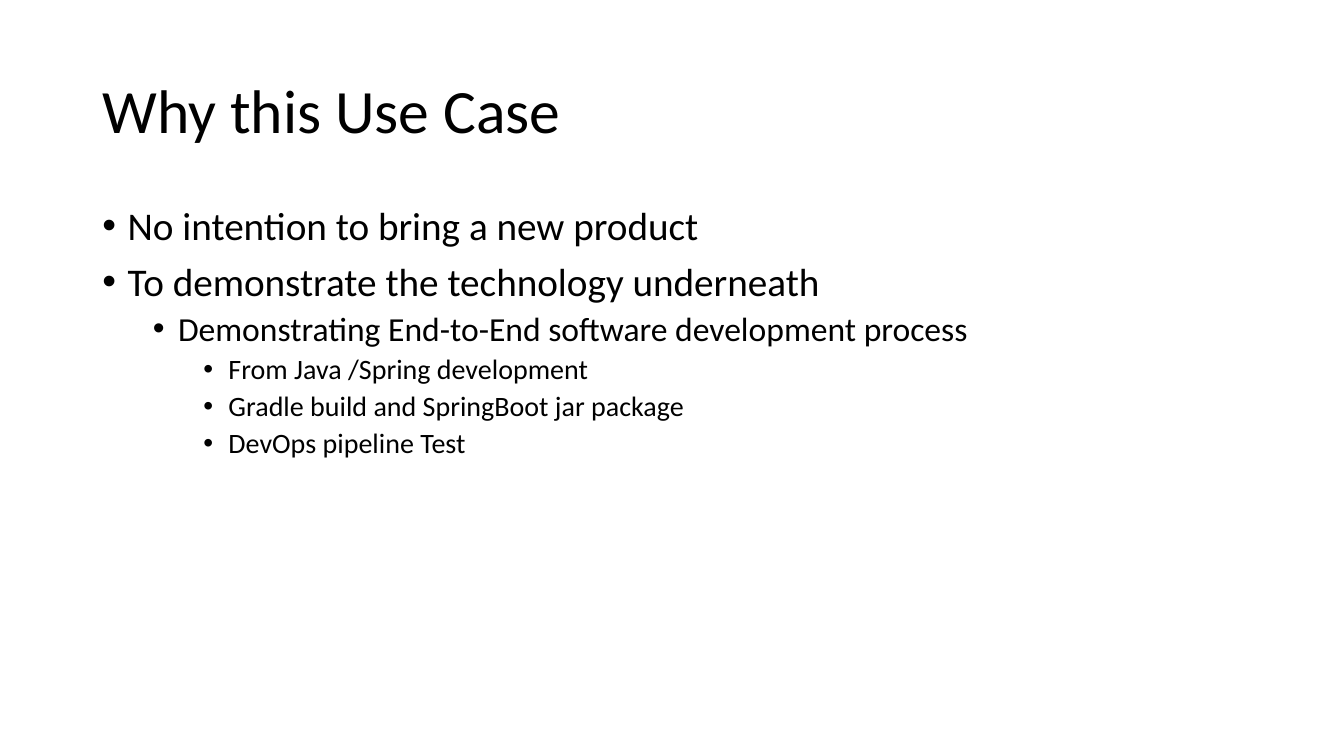
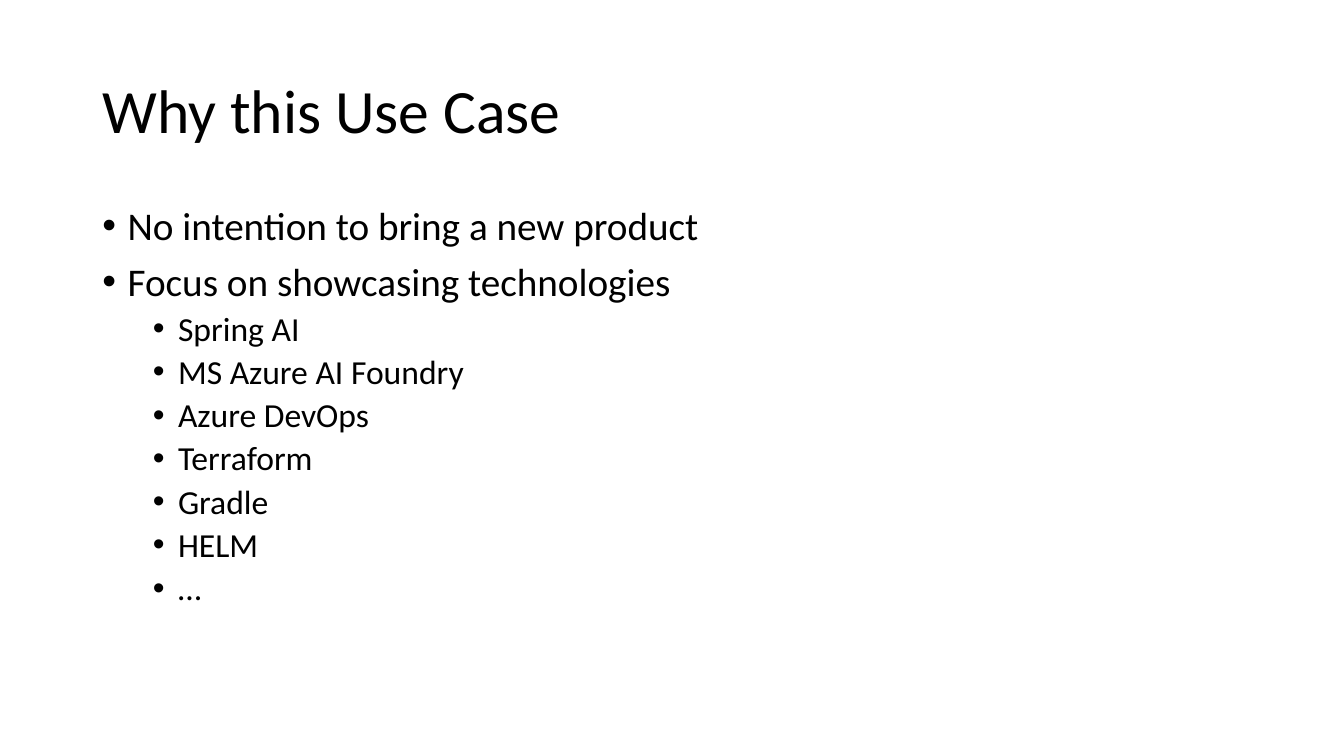
Before and after one commit to agilesolutions/agilesolutions.github.io, a slide deck: slide 6 of ppt/ai-trader.pptx. Drawn at 1344x756 pixels with LibreOffice and Linux fonts; fonts in the diff are those of the drawing. Boxes give left, top, right and bottom in pixels: in the first picture for what was removed or moved away, otherwise in the second. Text is boxed around its words. In the diff, an @@ line names an element or a change of style, - is before the commit and + after.

```diff
--- a/ppt/ai-trader.pptx
+++ b/ppt/ai-trader.pptx
@@ text at (128,268,670,557): text changed; size 20 to 24 pt @@
-• To demonstrate the technology underneath
-  • Demonstrating End-to-End software development process
-    • From Java /Spring development
-    • Gradle build and SpringBoot jar package
-    • DevOps pipeline Test
+• Focus on showcasing technologies
+  • Spring AI
+  • MS Azure AI Foundry
+  • Azure DevOps
+  • Terraform
+  • Gradle
+  • HELM
+  • …
```
Also in this commit, not shown: 2 other slides changed.
